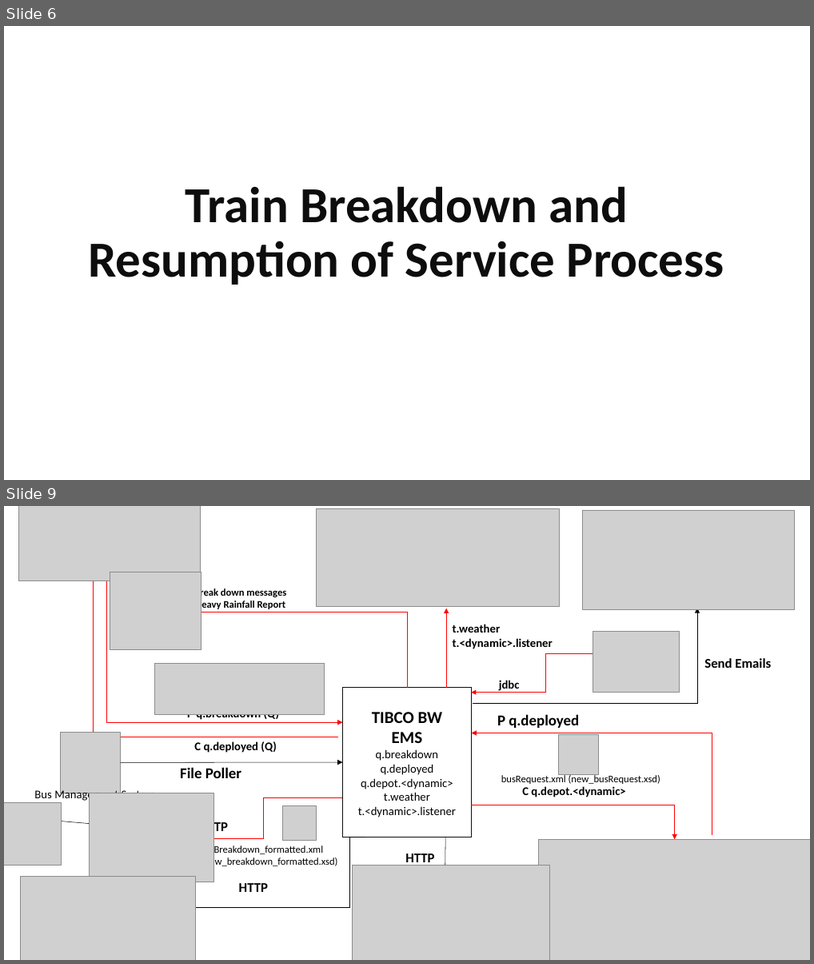
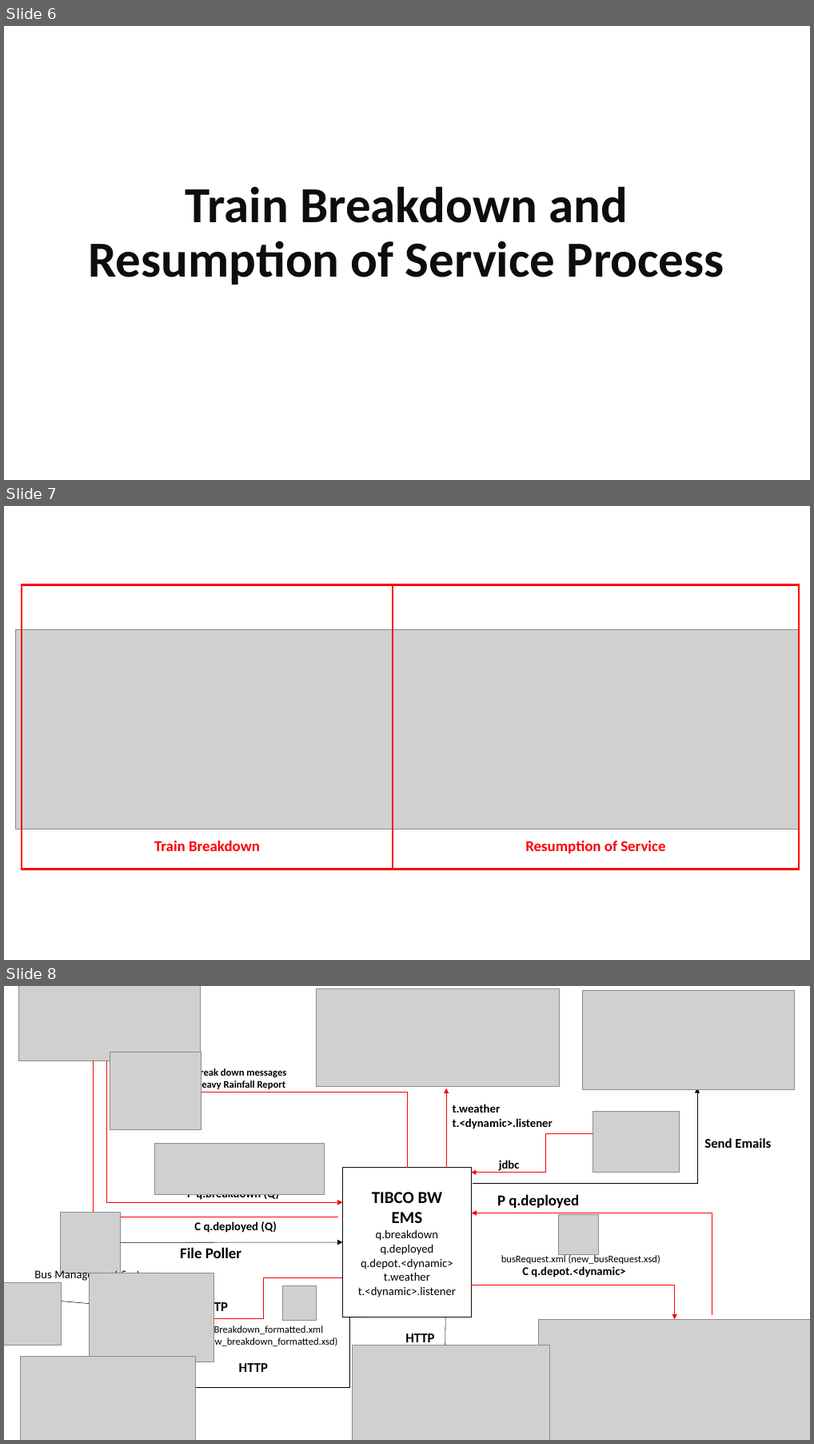
Before and after one commit to eugene-choy-2016/EI_Project, a slide deck: EI Presentation.pptx. Shown one above the other, each under a label of ours: slides 6 and 9 before the commit, slides 6, 7 and 8 after it; the slides between them are not shown. The pictures are 814x964 and 814x1444 pixels, drawn with LibreOffice and Linux fonts; fonts in the diff are those of the drawing; grey boxes stand for pictures. Boxes give left, top, right and bottom in pixels: in the first picture for what was removed or moved away, otherwise in the second. Text is boxed around its words. In the diff, an @@ line names an element or a change of style, - is before the commit and + after.

Commit message:
Minor updates to Slides
~ Did minor changes to slides

```diff
--- a/EI Presentation.pptx
+++ b/EI Presentation.pptx
@@ slide 7 added at (4,506,810,960), background #FFFFFF @@
@@ rectangle added at (22,585,393,869), outline #FF0000 2.25 pt, 18 pt, text #FF0000, bold @@
+Train Breakdown
@@ rectangle added at (393,585,799,869), outline #FF0000 2.25 pt, 18 pt, text #FF0000, bold @@
+Resumption of Service
@@ picture added at (15,630,799,828) @@
@@ what was slide 9 is now slide 8 @@
```
Also in this commit, not shown: 1 slide removed.
